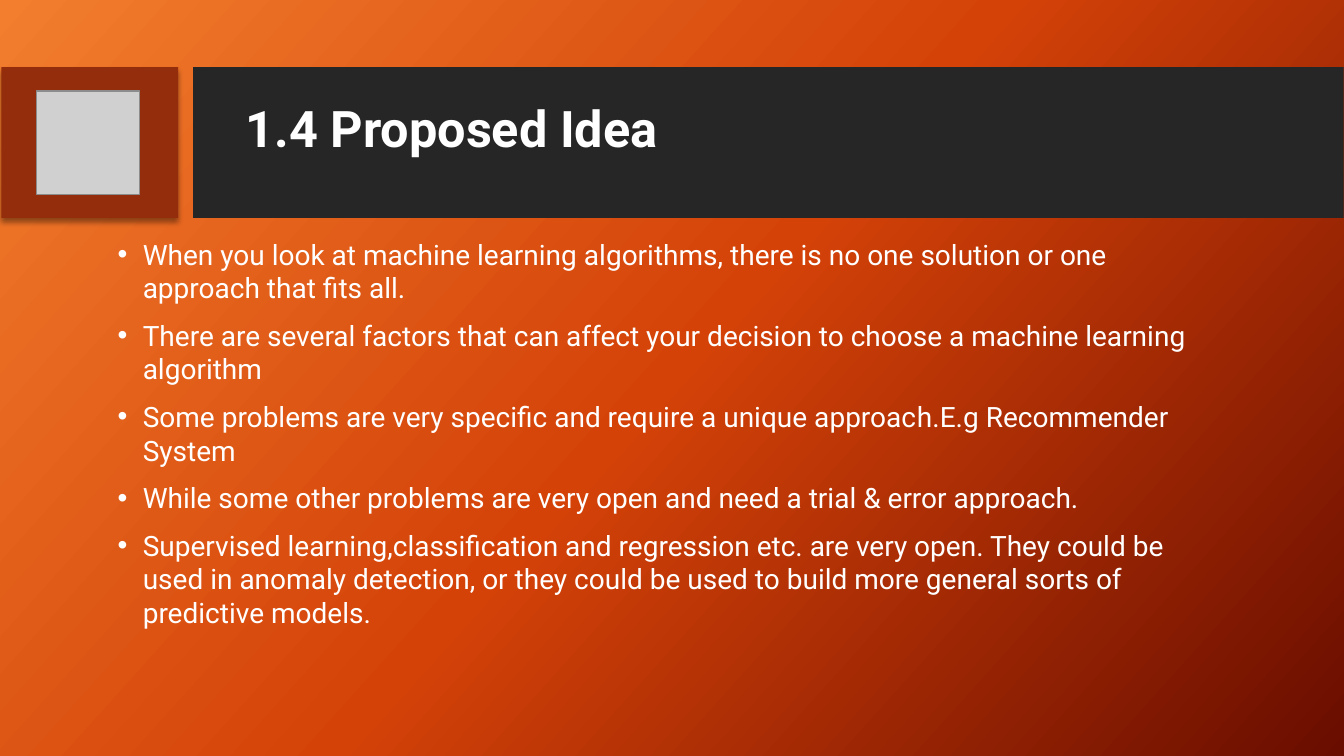
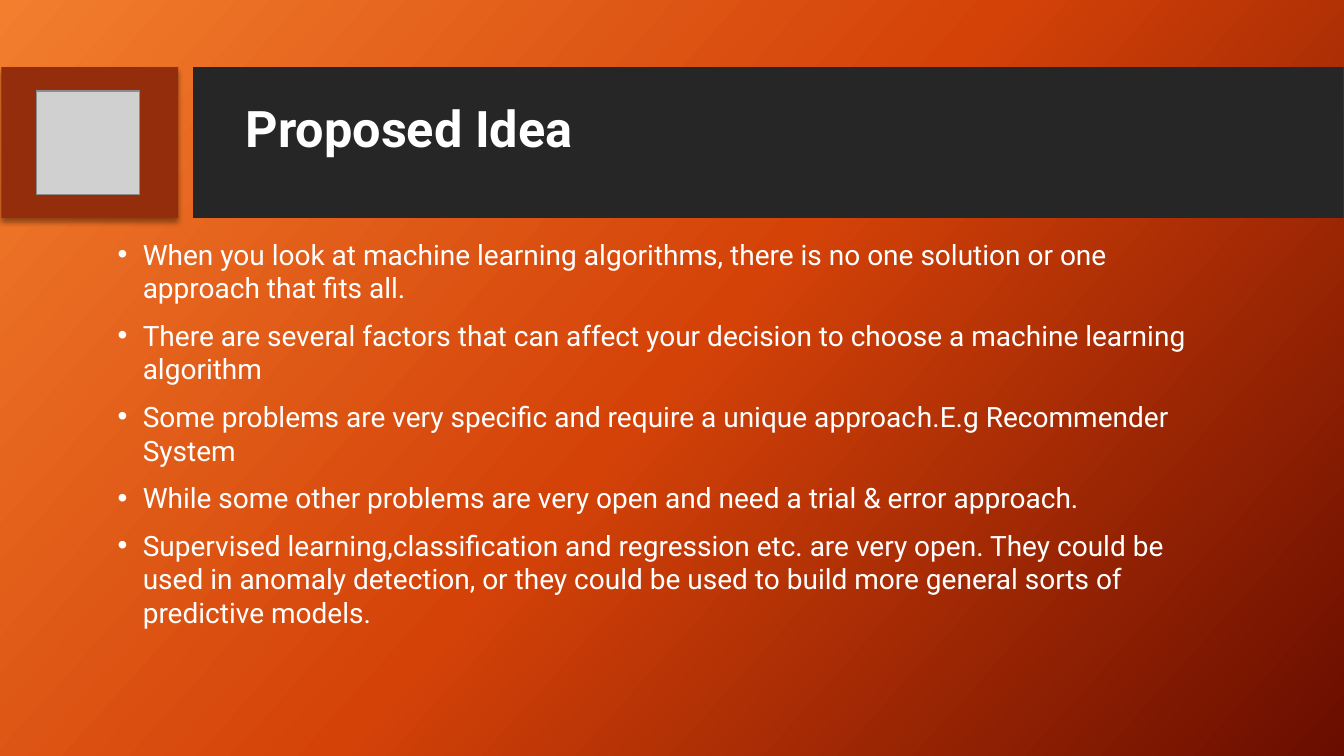
Before and after one commit to ItProject1920/data-science-project, a slide deck: slide 5 of Project Review FINAL.pptx (slide 6 before the commit). Drawn at 1344x756 pixels with LibreOffice and Linux fonts; fonts in the diff are those of the drawing; grey boxes stand for pictures; background and template pictures are left out. Boxes give left, top, right and bottom in pixels: in the first picture for what was removed or moved away, otherwise in the second. Text is boxed around its words. In the diff, an @@ line names an element or a change of style, - is before the commit and + after.

```diff
--- a/Project Review FINAL.pptx
+++ b/Project Review FINAL.pptx
@@ title at (x1=246, y1=109, x2=572, y2=158): text changed @@
-1.4 Proposed Idea
+Proposed Idea
```
Also in this commit, not shown: 14 other slides changed, 1 slide added, 1 slide removed.
